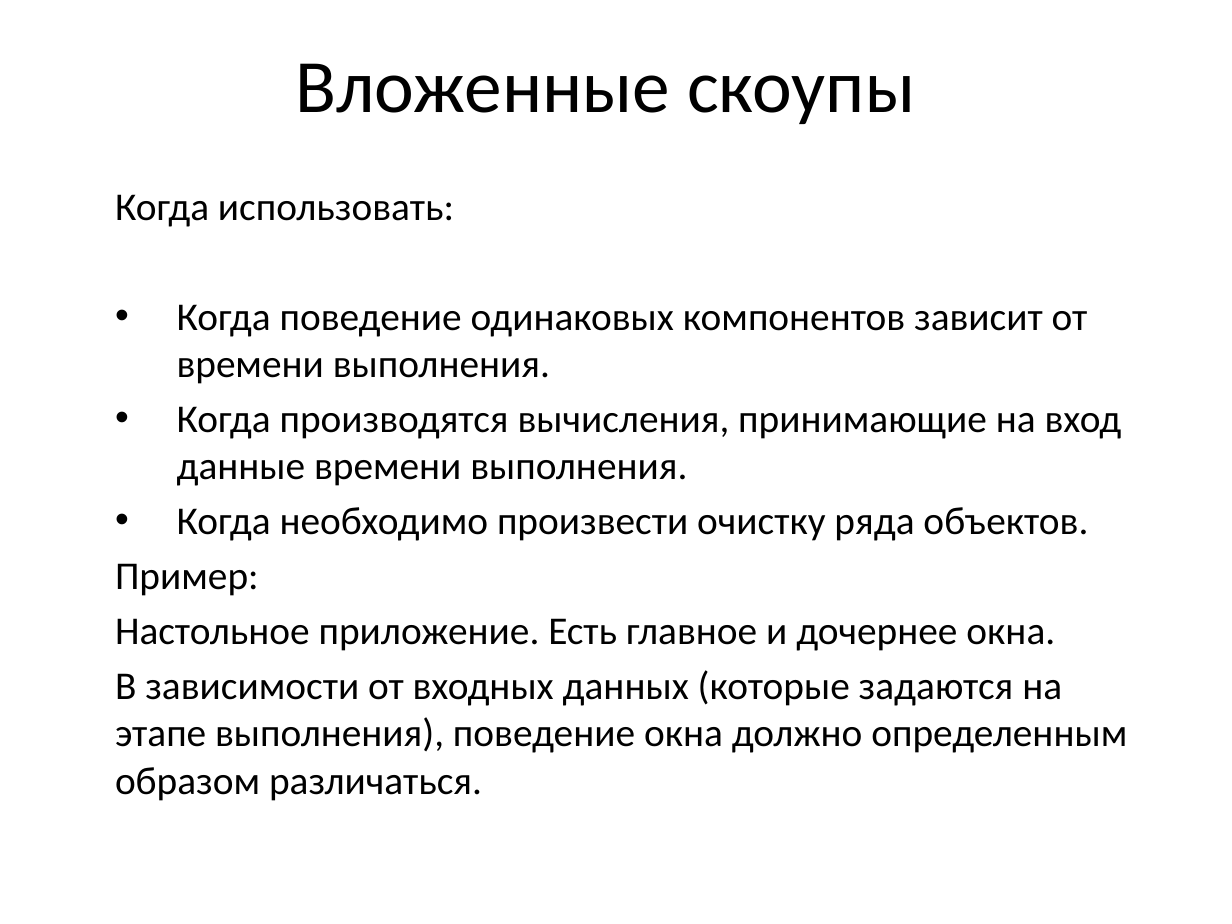
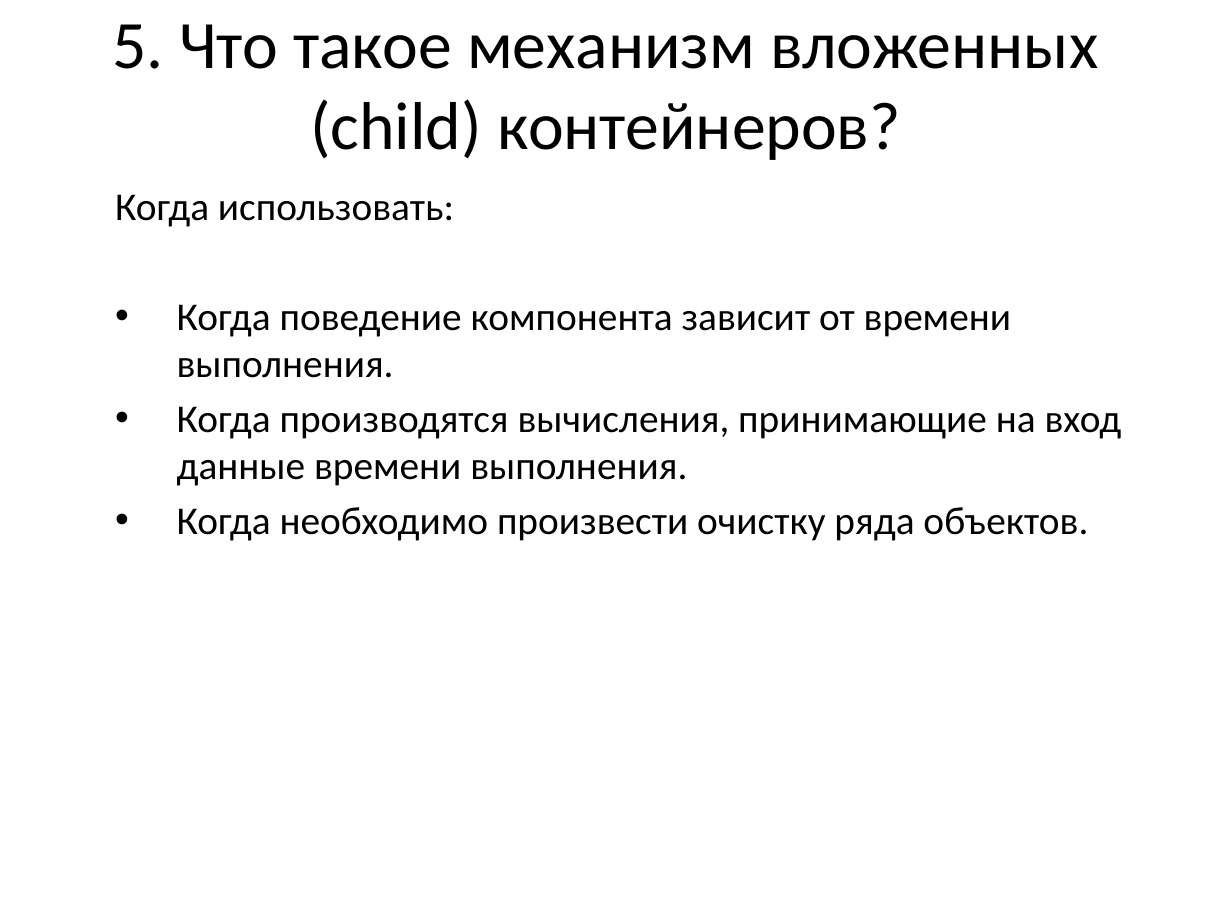
Before and after one commit to efimilya/AutofacPresentation, a slide deck: slide 6 of Slides.pptx (slide 1 before the commit). Drawn at 1232x924 pixels with LibreOffice and Linux fonts; fonts in the diff are those of the drawing. Boxes give left, top, right and bottom in pixels: in the first picture for what was removed or moved away, otherwise in the second. Text is boxed around its words. In the diff, an @@ line names an element or a change of style, - is before the commit and + after.

Commit message:
Edit presentation

```diff
--- a/Slides.pptx
+++ b/Slides.pptx
@@ title at <box>112,24,1099,160</box>: text changed; size 44 to 39.6 pt @@
-Вложенные скоупы
+5. Что такое механизм вложенных (child) контейнеров?
@@ subtitle at <box>177,304,1011,378</box>: text changed @@
-• Когда поведение одинаковых компонентов зависит от времени выполнения.
+• Когда поведение компонента зависит от времени выполнения.
@@ subtitle at <box>115,563,1127,801</box>: paragraphs removed @@
-Пример:
-Настольное приложение. Есть главное и дочернее окна.
-В зависимости от входных данных (которые задаются на этапе выполнения), поведение окна должно определенным образом различаться.
```
Also in this commit, not shown: 1 other slide changed, 6 slides added, 2 other files.
